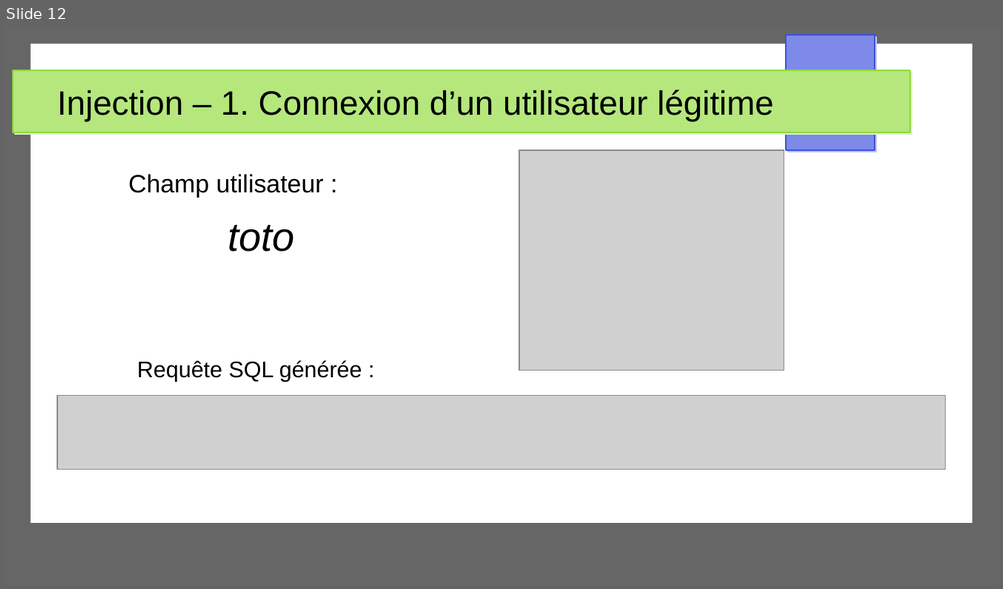
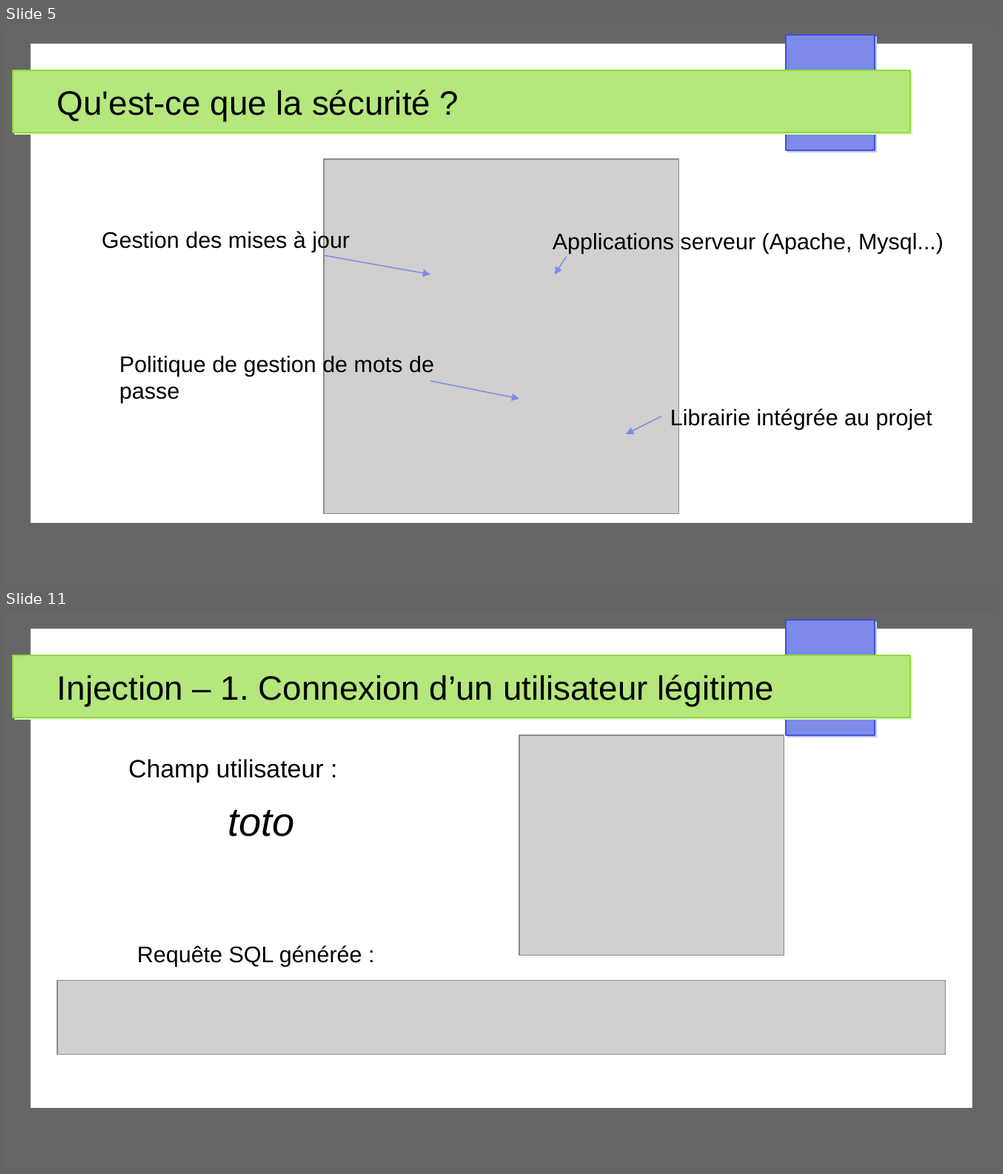
Before and after one commit to Akipe/abc_2105, a slide deck: other/presentations/securite_app_web/presentation_securite_app_web_v2.odp. Shown one above the other, each under a label of ours: slide 12 before the commit, slides 5 and 11 after it; the slides between them are not shown. The pictures are 1003x589 and 1003x1174 pixels, drawn with LibreOffice and Linux fonts; fonts in the diff are those of the drawing; grey boxes stand for pictures. Boxes give left, top, right and bottom in pixels: in the first picture for what was removed or moved away, otherwise in the second. Text is boxed around its words. In the diff, an @@ line names an element or a change of style, - is before the commit and + after.

```diff
--- a/other/presentations/securite_app_web/presentation_securite_app_web_v2.odp
+++ b/other/presentations/securite_app_web/presentation_securite_app_web_v2.odp
@@ slide 5 added at <box>4,26,999,585</box>, background #FFFFFF; not listed: 4 template elements that a slide beside it also shows @@
@@ title added at <box>57,90,430,121</box>, 27 pt, text #000000 @@
+Qu'est-ce que la sécurité ?
@@ picture added at <box>324,160,679,515</box> @@
@@ text added at <box>102,230,350,252</box>, 18 pt, text #000000 @@
+Gestion des mises à jour
@@ text added at <box>552,233,943,254</box>, 18 pt, text #000000 @@
+Applications serveur (Apache, Mysql...)
@@ arrow added from (324, 255) to (430, 275), #7D8AE7 0.85 pt @@
@@ arrow added from (566, 257) to (555, 275), #7D8AE7 0.85 pt @@
@@ text added at <box>119,355,434,403</box>, 18 pt, text #000000 @@
+Politique de gestion de mots de passe
@@ arrow added from (430, 382) to (519, 399), #7D8AE7 0.85 pt @@
@@ arrow added from (661, 417) to (626, 434), #7D8AE7 0.85 pt @@
@@ text added at <box>670,408,932,430</box>, 18 pt, text #000000 @@
+Librairie intégrée au projet
@@ what was slide 12 is now slide 11 @@
```
Also in this commit, not shown: 14 slides changed, 1 other slide added, 4 slides removed, 4 other files.
